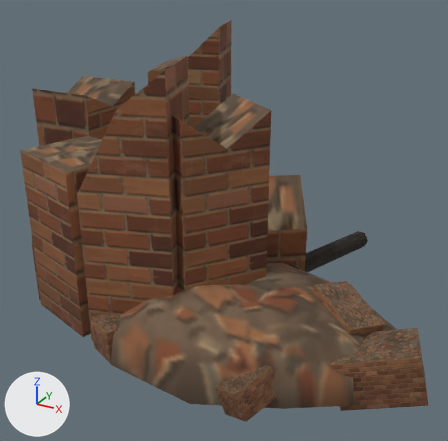
What one commit did to the glTF model ordo/assets/models/kokand/tosh_end_ruin.glb.
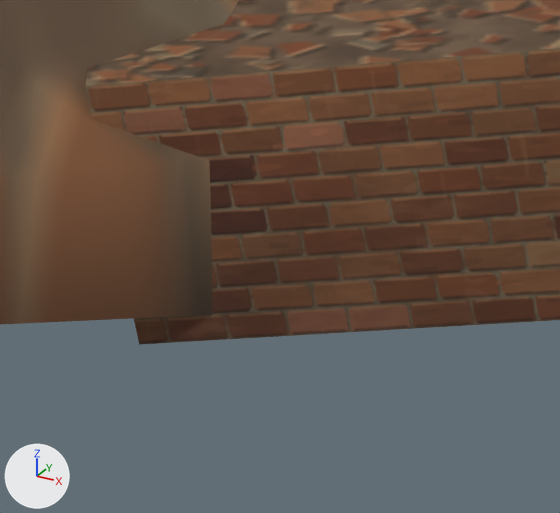
The first picture shows the older version from a camera (50 mm lens) standing at (3.38, -4.98, 3.25) and looking at (0.77, -0.25, 0.89). The close-ups show the older and then the newer version on the part from 70% to 93% of the width and 79% to 100% of the height of that picture. Only the edits that show in the close-ups are written down. Every picture has the same lights, and +X, +Y and +Z are marked at lower left. Vertices at exactly the same position are counted once.

Names of what the first close-up shows: 'Ruin'.
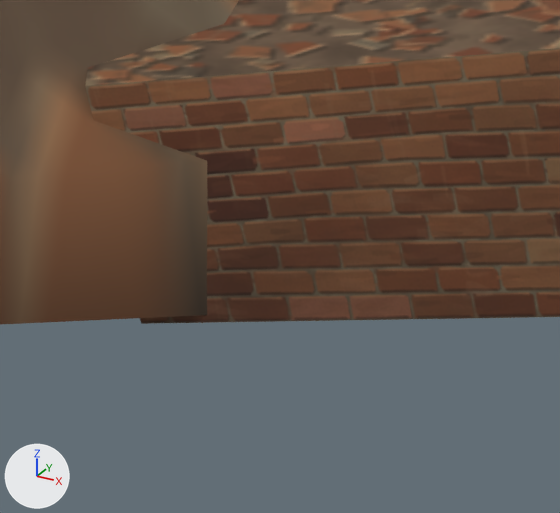
What differs and where, as boxes (x1, y1, x2, y2) in the close-ups (560 x 513 px; the box of a moved part takes in the faces that stretch with it):
'Ruin', reshaped
    before: (0, 0, 560, 345)
    after: (0, 0, 560, 325)
part 1 of me_ruin, moved or reshaped
    before: (85, 48, 560, 345)
    after: (85, 48, 560, 324)

The change in detail:
me_ruin is used by ob_ruin; location (0.0, 0.0, 0.0).
me_ruin had 326 vertices, 442 faces and spanned x -1.43..2.93, y -1.74..1.54, z -0.1..2.52.
me_ruin now has 326 vertices, 442 faces and spans x -1.43..2.93, y -1.74..1.54, z -0.03..2.52.
Part 1, on me_ruin:
Vertex 171 of me_ruin moves from (2.31, -1.16, -0.07) at pixel (139, 344) to (2.31, -1.16, -0.03) at pixel (141, 323).
Vertex 176 of me_ruin moves from (2.19, -0.72, -0.1) to (2.19, -0.72, -0.03).
Other edits to the shape of me_ruin do not show in these pictures.
